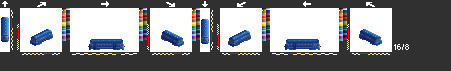
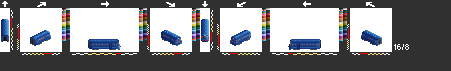
Two versions of the same layered image (451 × 71). Layer-by-layer changes:
showed "y5light", painted on it over [2, 35, 381, 44]
showed "y4light" over [177, 35, 235, 44]
showed "y4" over [1, 17, 382, 50]
hid "y1" over [1, 17, 382, 50]
